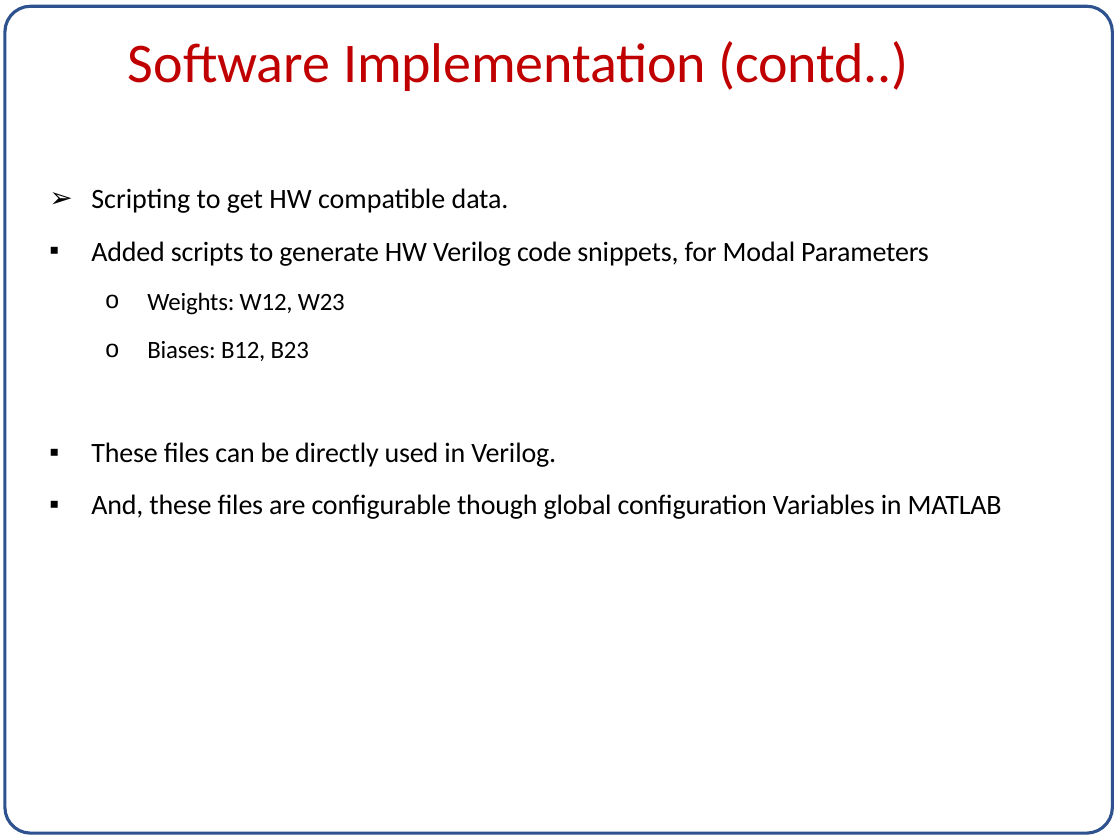
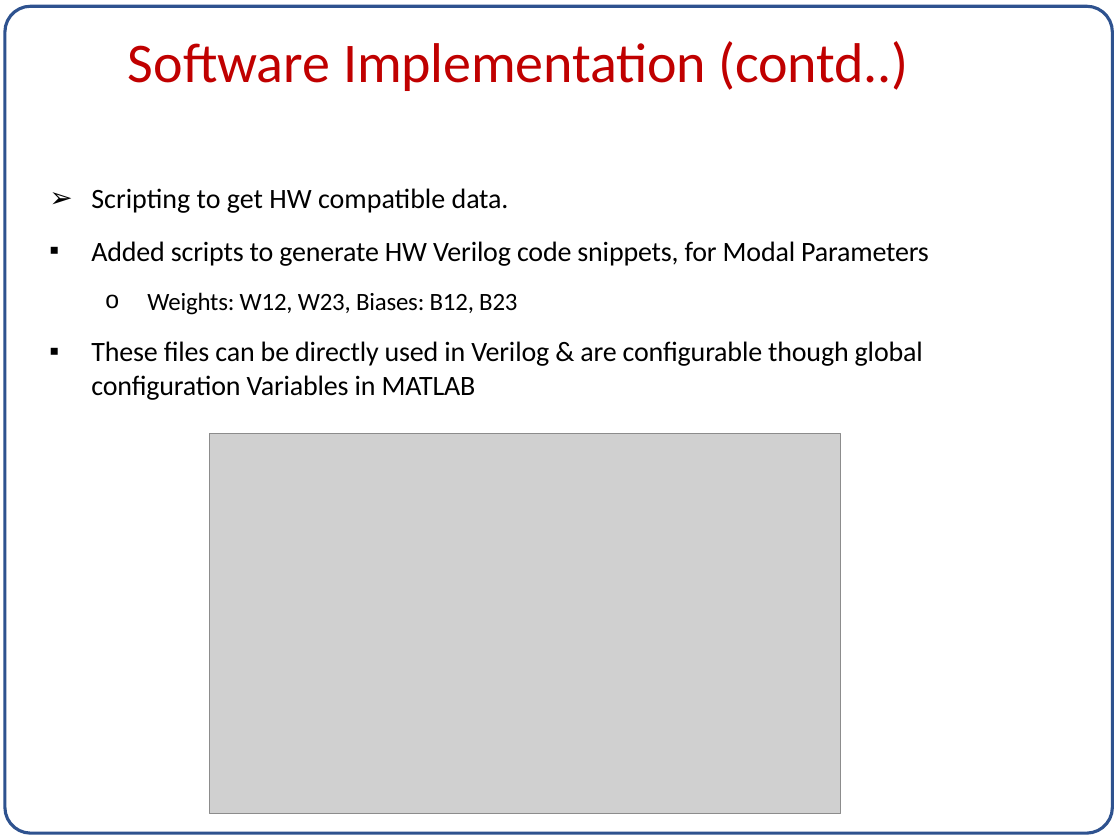
Before and after one commit to pvrajeshkumar/IISC_DVLSI_ML_Project, a slide deck: slide 7 of Project_Report/ASIC for Neural Network inference_P_V_Rajesh_Kumar.pptx. Drawn at 1120x840 pixels with LibreOffice and Linux fonts; fonts in the diff are those of the drawing; grey boxes stand for pictures. Boxes give left, top, right and bottom in pixels: in the first picture for what was removed or moved away, otherwise in the second. Text is boxed around its words. In the diff, an @@ line names an element or a change of style, - is before the commit and + after.

```diff
--- a/Project_Report/ASIC for Neural Network inference_P_V_Rajesh_Kumar.pptx
+++ b/Project_Report/ASIC for Neural Network inference_P_V_Rajesh_Kumar.pptx
@@ text at bbox=[91, 292, 923, 400]: text changed @@
-  o Weights: W12, W23
-  o Biases: B12, B23
-▪ These files can be directly used in Verilog.
-▪ And, these files are configurable though global configuration Variables in MATLAB
+  o Weights: W12, W23, Biases: B12, B23
+▪ These files can be directly used in Verilog & are configurable though global configuration Variables in MATLAB
@@ picture added at bbox=[209, 433, 841, 814] @@
```
Also in this commit, not shown: 11 other slides changed.
